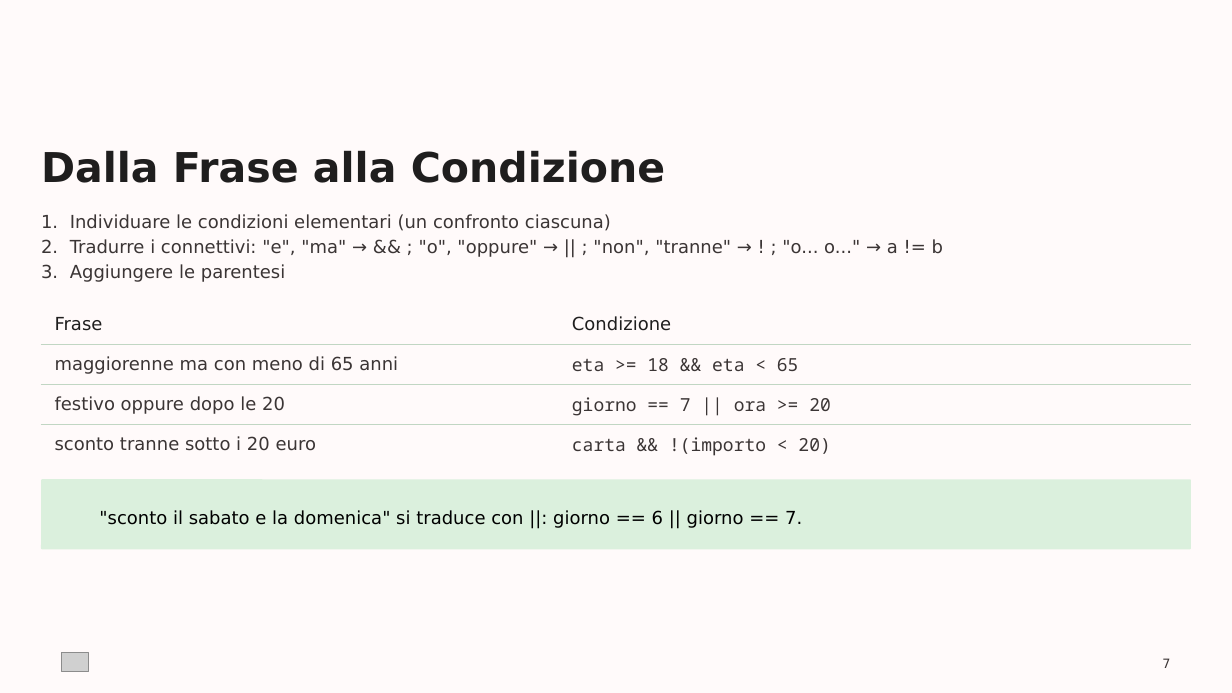
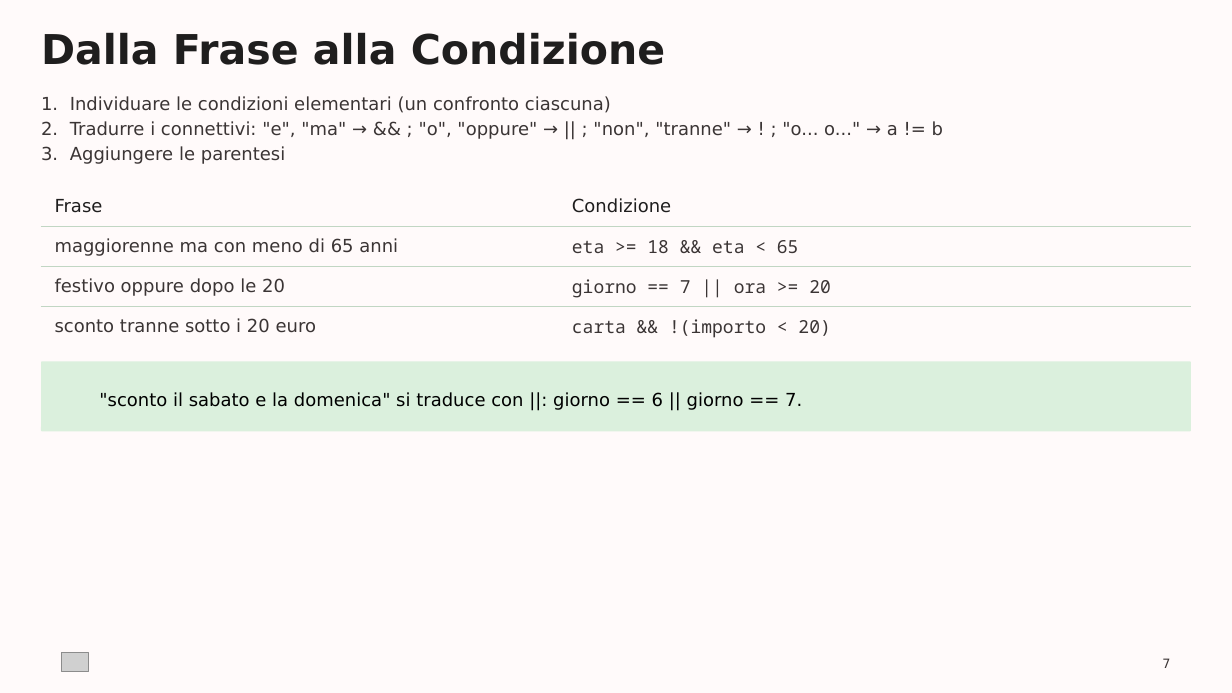
Before and after one commit to albertotesta-teach/linguaggio-C, a slide deck: slide 7 of 00-Documentazione/Linguaggio-C-02-Il-Controllo-del-Flusso.pptx. Drawn at 1232x693 pixels with LibreOffice and Linux fonts; fonts in the diff are those of the drawing; grey boxes stand for pictures; background and template pictures are left out. Boxes give left, top, right and bottom in pixels: in the first picture for what was removed or moved away, otherwise in the second. Text is boxed around its words. In the diff, an @@ line names an element or a change of style, - is before the commit and + after.

```diff
--- a/00-Documentazione/Linguaggio-C-02-Il-Controllo-del-Flusso.pptx
+++ b/00-Documentazione/Linguaggio-C-02-Il-Controllo-del-Flusso.pptx
@@ 3 texts, 1 table, 1 rounded rectangle: place and size @@
-3 texts, 1 table, 1 rounded rectangle at [41,150,1190,550]
+3 texts, 1 table, 1 rounded rectangle at [41,32,1190,432]
```
Also in this commit, not shown: 31 other slides changed, 7 other files.
